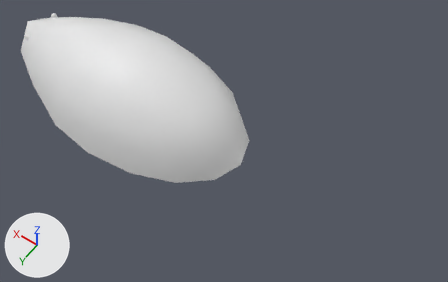
A saved change to the FBX model Assets/Models/Mouse.fbx.
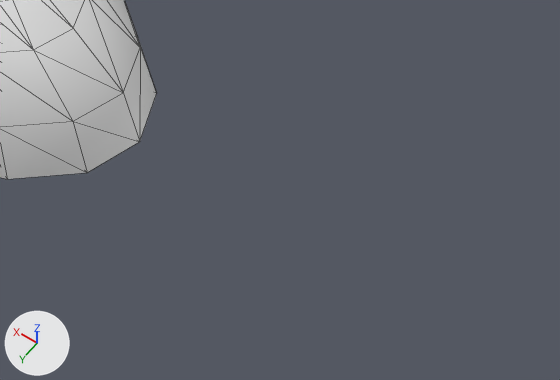
Old and new are each drawn whole from a camera (50 mm lens) standing at (-0.248, 0.229, 0.377) and looking at (-0.085, 0.001, 0.019) and again close up on the part from 38% to 100% of the width and 34% to 100% of the height. The axes (+X, +Y, +Z) are drawn at lower left. The lights are the same throughout. The close-ups show mesh edges as thin lines. Where no turn or scale is listed for an object, it has been applied to the vertices.
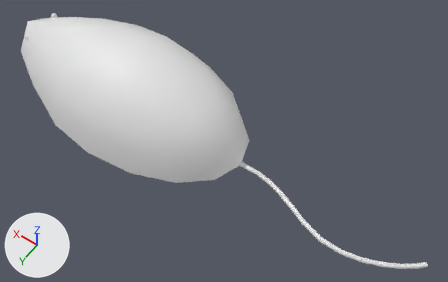
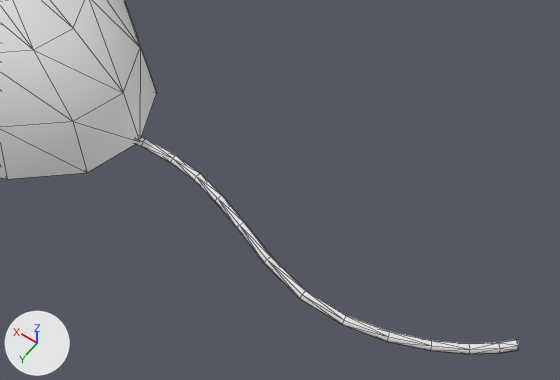
Location of each change, [x1, y1, x2, y2] in pixels of the close-ups (560 x 380 px):
'Line001', now drawn: after [136, 136, 519, 354]

Patch to the scene script:
```diff
--- a/Assets/Models/Mouse.fbx.py
+++ b/Assets/Models/Mouse.fbx.py
@@ me_mesh_002_1 @@
+me_mesh_002_1.from_pydata(...)  # 90 vertices, 176 faces; spans x -3.47..3.75, y -0.43..0.68, z -0.06..0.06
@@ ob_line001 @@
-ob_line001 = bpy.data.objects.new('Line001', None)
+ob_line001 = bpy.data.objects.new('Line001', me_mesh_002_1)
 ob_line001.parent = ob_mouse
```
